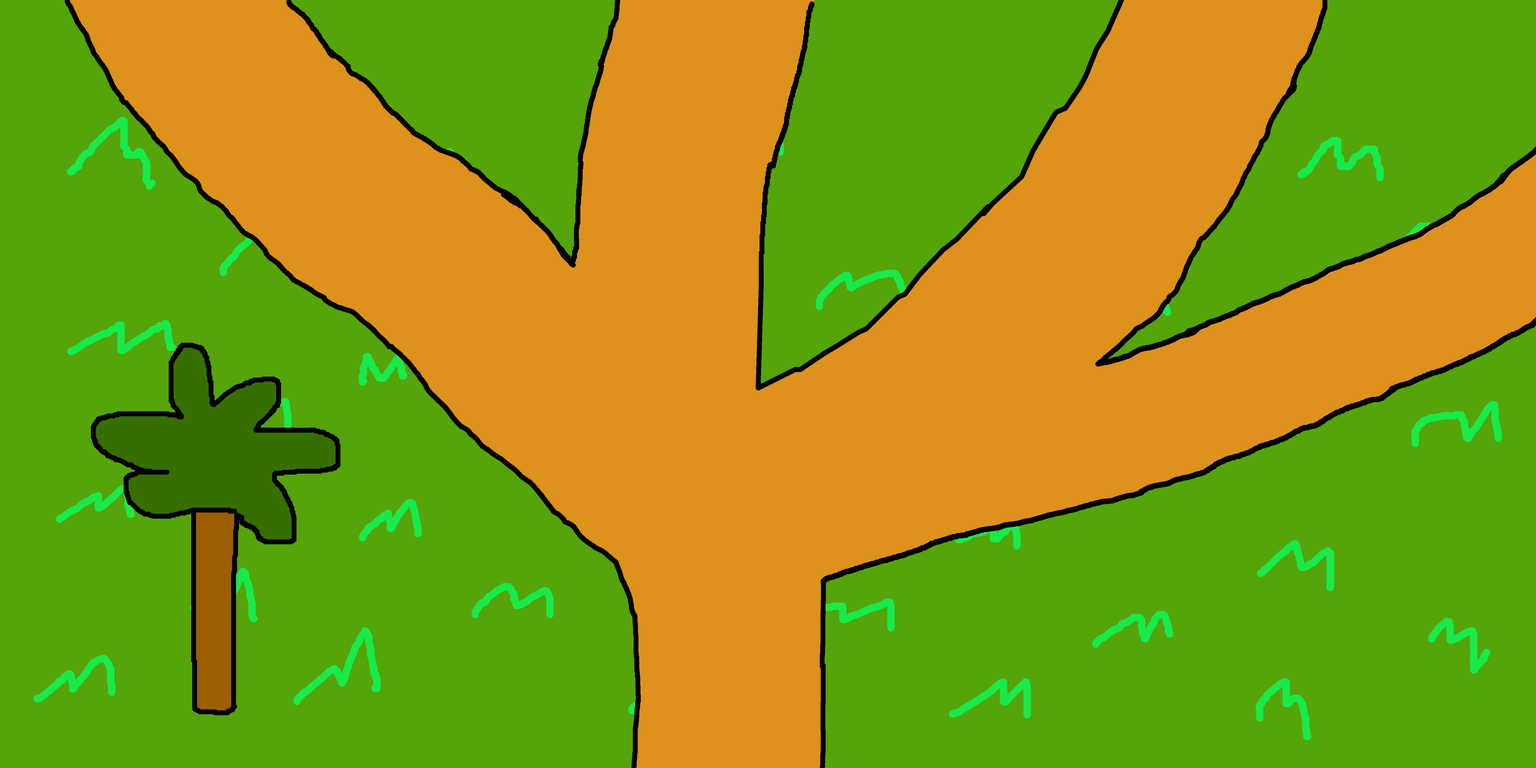
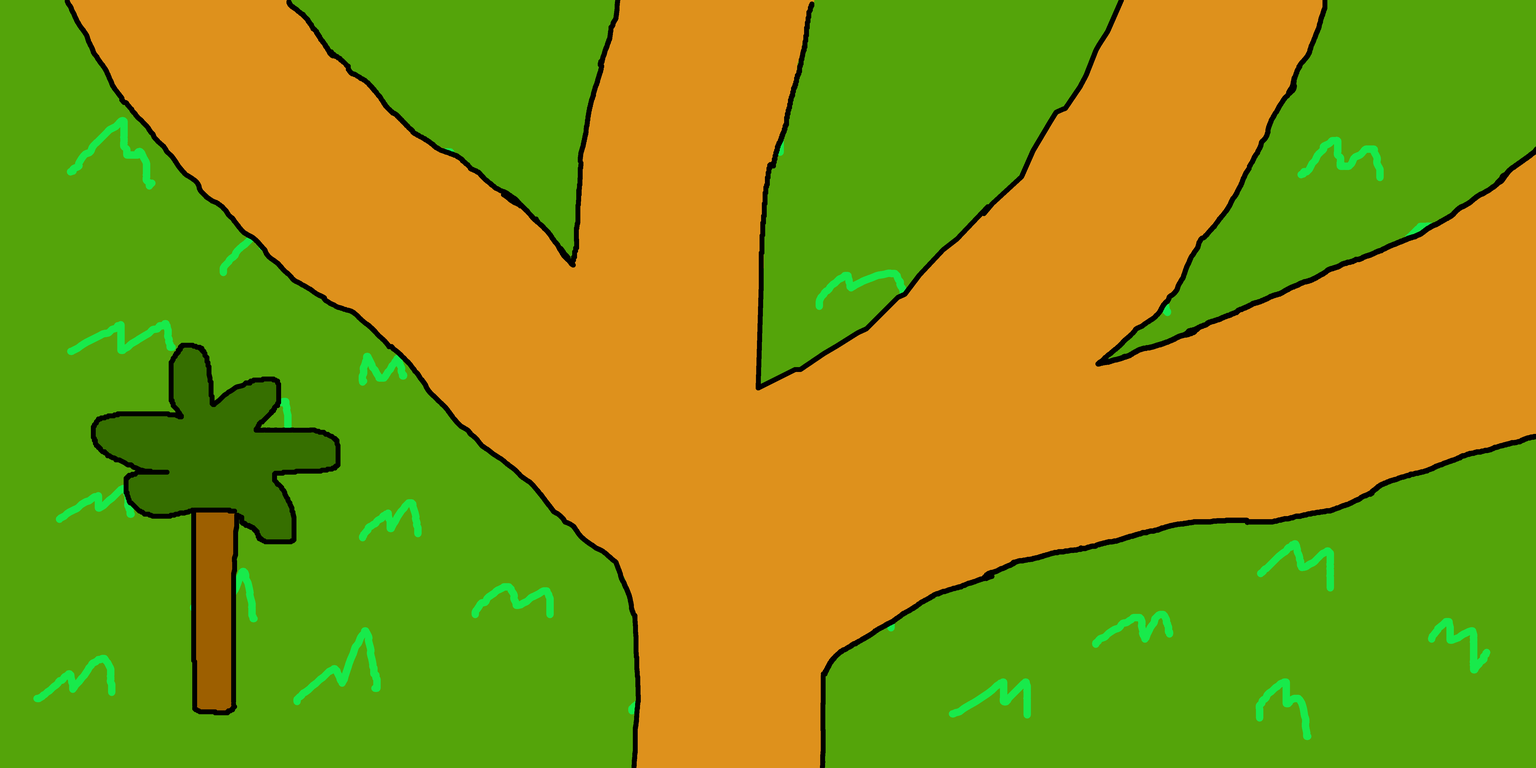
Layers edited between the first and the second w=1536, h=768 image:
painted on "Layer" over [819, 317, 1536, 677]
